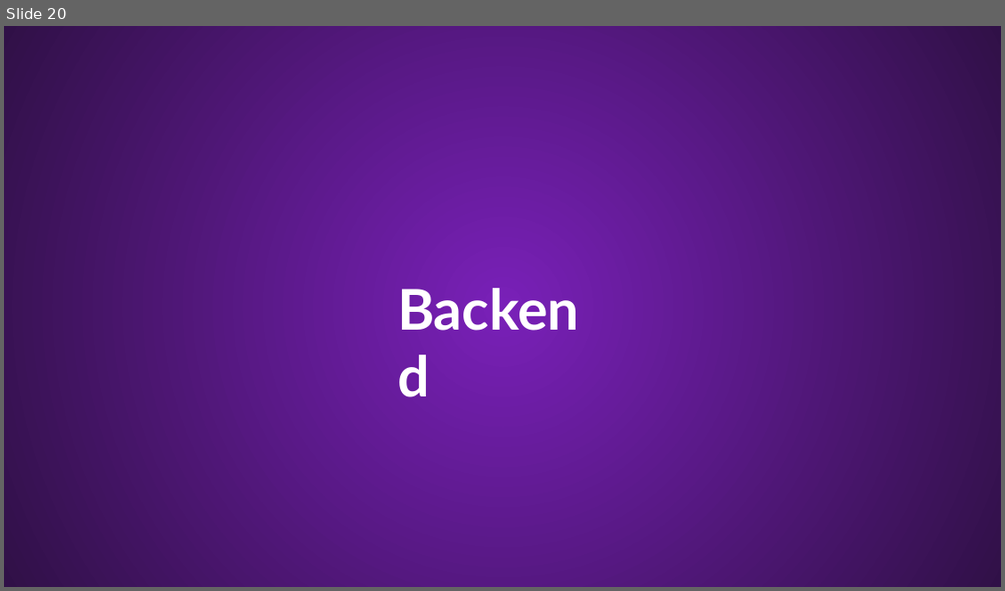
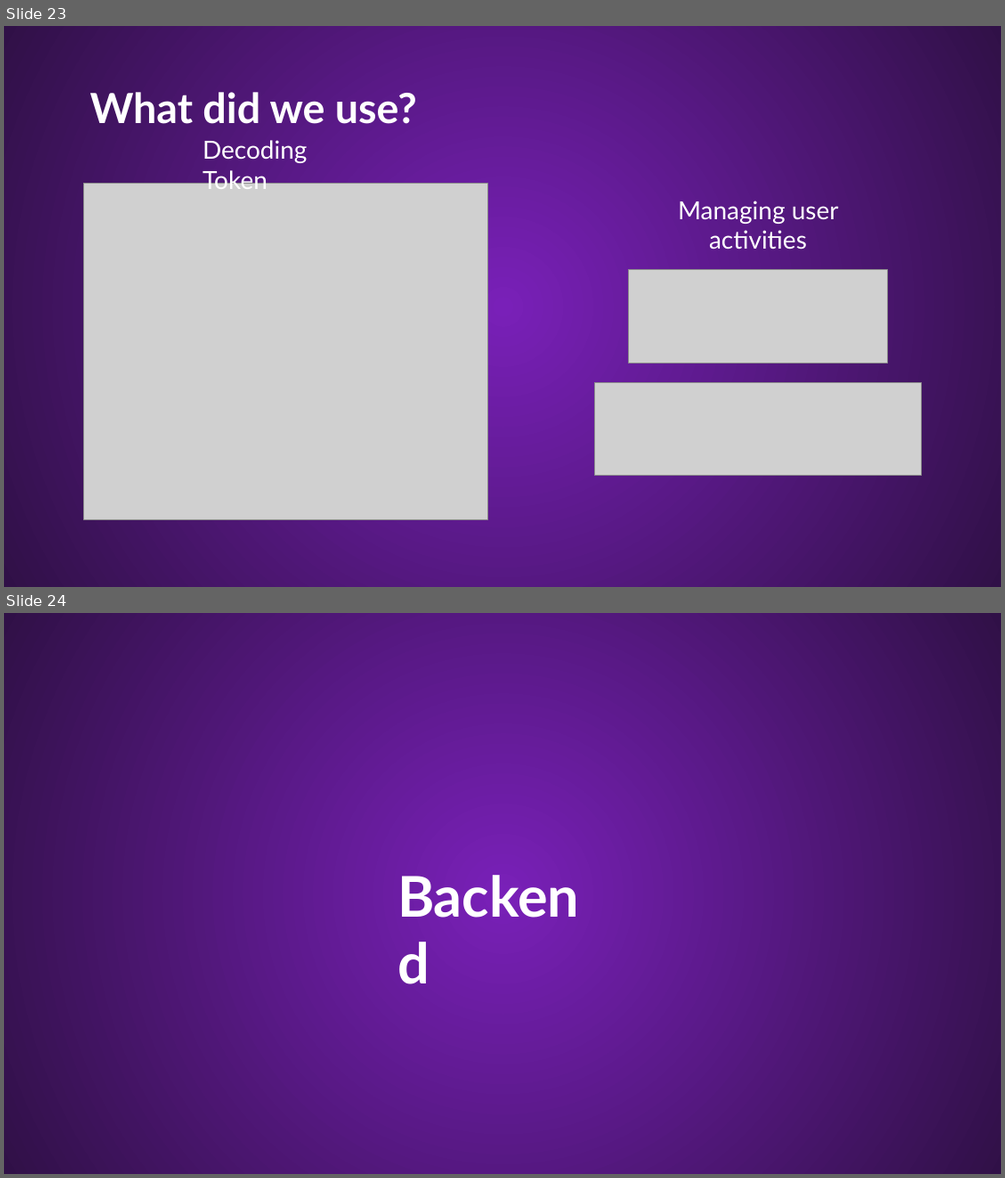
Before and after one commit to Palacsinta002/LMS, a slide deck: Presentation/LMS Presentation.pptx. Shown one above the other, each under a label of ours: slide 20 before the commit, slides 23 and 24 after it. The pictures are 1005x591 and 1005x1178 pixels, drawn with LibreOffice and Linux fonts; fonts in the diff are those of the drawing; grey boxes stand for pictures; background and template pictures are left out. Boxes give left, top, right and bottom in pixels: in the first picture for what was removed or moved away, otherwise in the second. Text is boxed around its words. In the diff, an @@ line names an element or a change of style, - is before the commit and + after.

```diff
--- a/Presentation/LMS Presentation.pptx
+++ b/Presentation/LMS Presentation.pptx
@@ slide 23 added at (4,26,1001,587), background #54167F; not listed: 1 template element that a slide beside it also shows @@
@@ text added at (90,92,417,124), 40 pt, text #FFFFFF, bold @@
+What did we use?
@@ text added at (202,140,307,189), 24 pt, text #FFFFFF @@
+Decoding Token
@@ picture added at (84,183,488,520) @@
@@ text added at (678,200,839,249), 24 pt, text #FFFFFF @@
+Managing user activities
@@ picture added at (629,270,887,363) @@
@@ picture added at (595,382,921,475) @@
@@ what was slide 20 is now slide 24 @@
```
Also in this commit, not shown: 7 slides changed, 4 other slides added, 1 slide removed.
